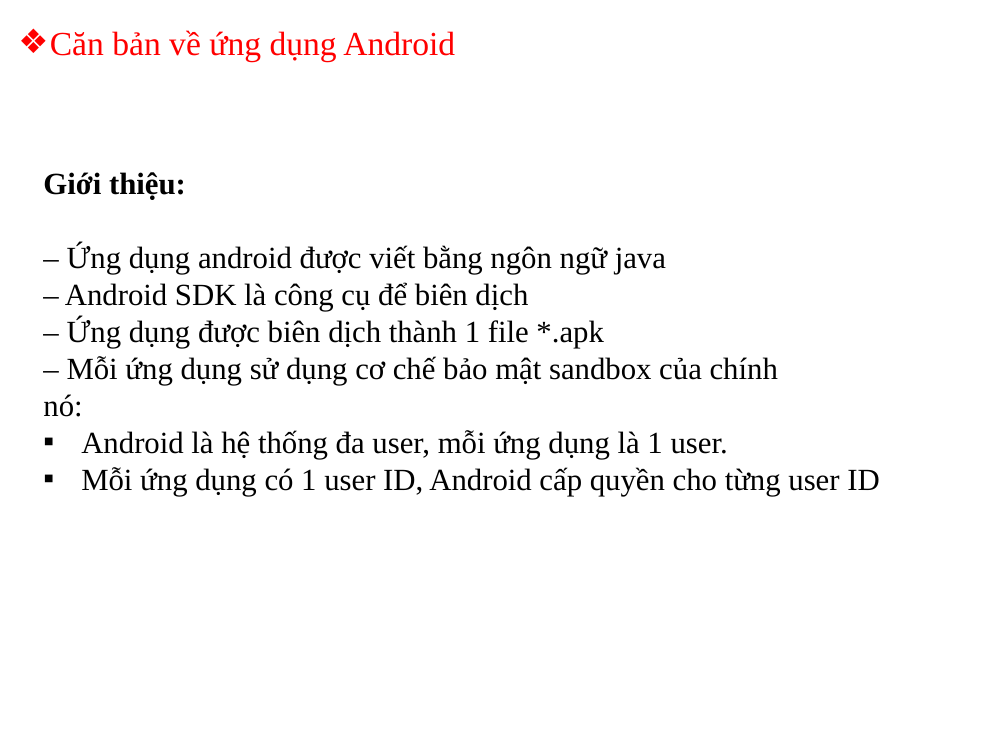
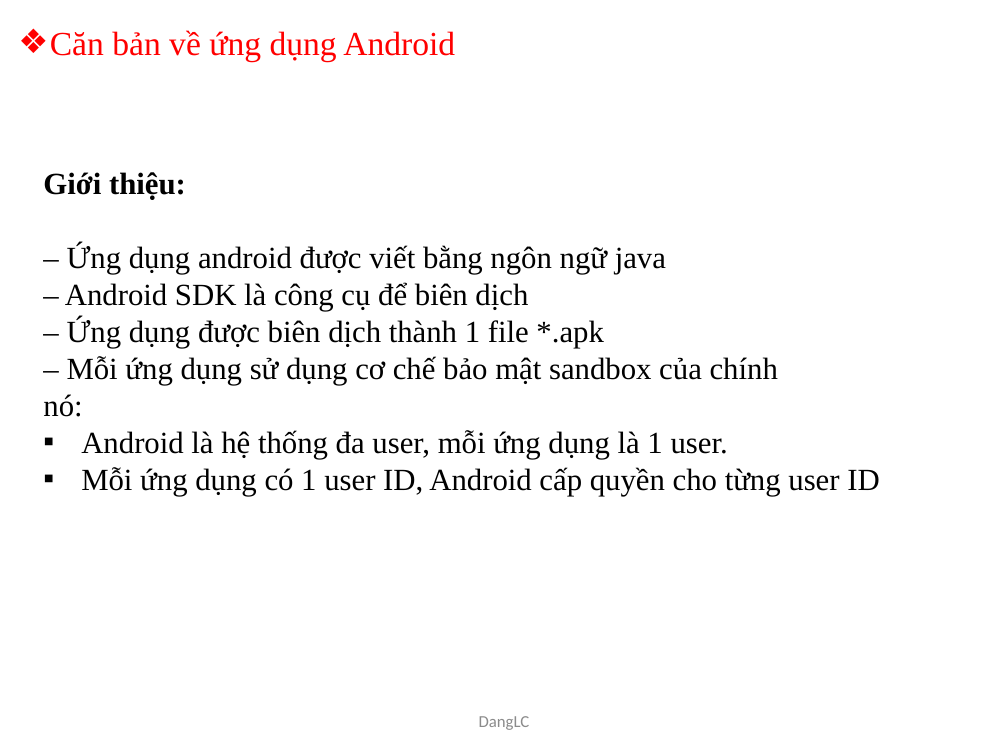
Before and after one commit to LeDangIUH/Document, a slide deck: slide 3 of Tranning_Android.pptx. Drawn at 1008x756 pixels with LibreOffice and Linux fonts; fonts in the diff are those of the drawing. Boxes give left, top, right and bottom in pixels: in the first picture for what was removed or moved away, otherwise in the second. Text is boxed around its words. In the diff, an @@ line names an element or a change of style, - is before the commit and + after.

Commit message:
Completed

```diff
--- a/Tranning_Android.pptx
+++ b/Tranning_Android.pptx
@@ text added at (479,716,530,730), 12 pt, text #8C8C8C @@
+DangLC
```
Also in this commit, not shown: 15 other slides changed, 25 slides added, 84 slides removed.
